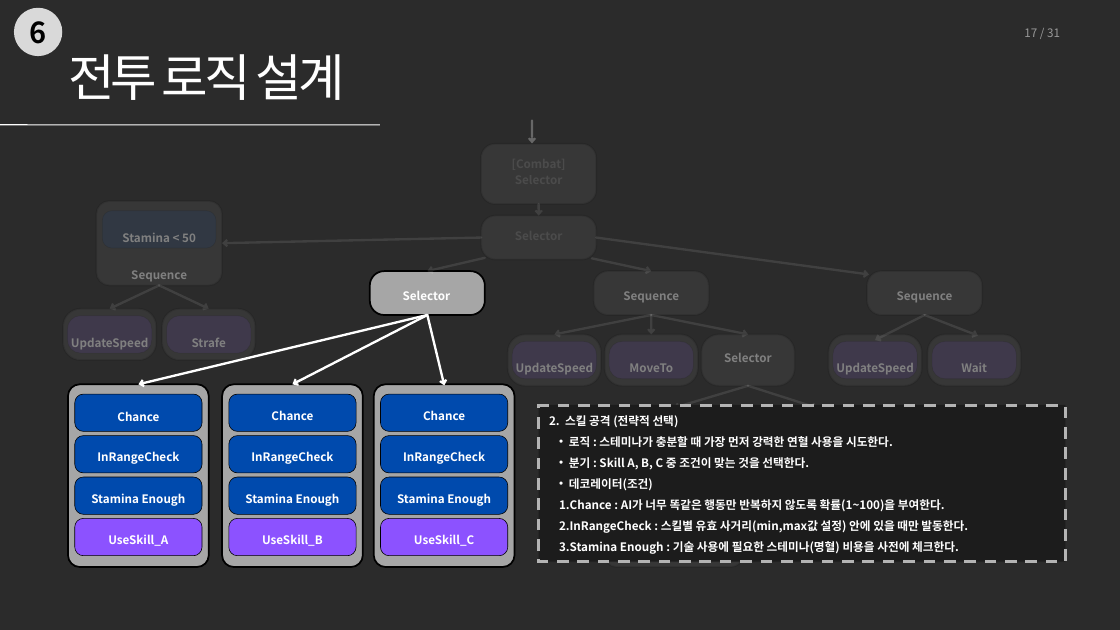
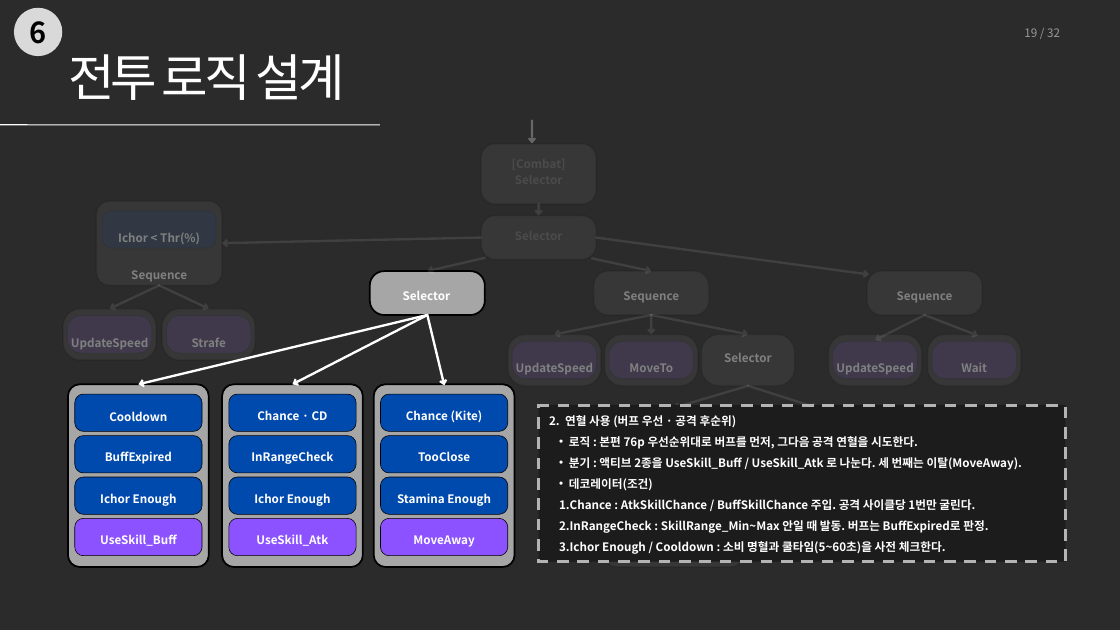
Before and after one commit to 0518tune/portfolio, a slide deck: slide 19 of files/수정본/동행자_BT설계.pptx (slide 17 before the commit). Drawn at 1120x630 pixels with LibreOffice and Linux fonts; fonts in the diff are those of the drawing; background and template pictures are left out; a plain dark background stands for a picture behind light text. Boxes give left, top, right and bottom in pixels: in the first picture for what was removed or moved away, otherwise in the second. Text is boxed around its words. In the diff, an @@ line names an element or a change of style, - is before the commit and + after.

```diff
--- a/files/수정본/동행자_BT설계.pptx
+++ b/files/수정본/동행자_BT설계.pptx
@@ text at (1024,28,1060,37): text changed @@
-17 / 31
+19 / 32
@@ text at (118,233,200,244): text changed @@
-Stamina < 50
+Ichor < Thr(%)
@@ text at (109,411,167,421): text changed @@
-Chance
+Cooldown
@@ text at (257,410,328,420): text changed @@
-Chance
+Chance · CD
@@ text at (406,410,483,423): text changed @@
-Chance
+Chance (Kite)
@@ text at (549,415,1023,470): text changed @@
-2. 스킬 공격 (전략적 선택)
-  • 로직 : 스테미나가 충분할 때 가장 먼저 강력한 연혈 사용을 시도한다.
-  • 분기 : Skill A, B, C 중 조건이 맞는 것을 선택한다.
+2. 연혈 사용 (버프 우선 · 공격 후순위)
+  • 로직 : 본편 76p 우선순위대로 버프를 먼저, 그다음 공격 연혈을 시도한다.
+  • 분기 : 액티브 2종을 UseSkill_Buff / UseSkill_Atk 로 나눈다. 세 번째는 이탈(MoveAway).
@@ text at (105,451,172,464): text changed @@
-InRangeCheck
+BuffExpired
@@ text at (418,451,470,461): text changed @@
-InRangeCheck
+TooClose
@@ text at (100,493,177,506): text changed @@
-Stamina Enough
+Ichor Enough
@@ text at (254,493,331,506): text changed @@
-Stamina Enough
+Ichor Enough
@@ text at (559,499,988,554): text changed @@
-  1. Chance : AI가 너무 똑같은 행동만 반복하지 않도록 확률(1~100)을 부여한다.
-  2. InRangeCheck : 스킬별 유효 사거리(min,max값 설정) 안에 있을 때만 발동한다.
-  3. Stamina Enough : 기술 사용에 필요한 스테미나(명혈) 비용을 사전에 체크한다.
+  1. Chance : AtkSkillChance / BuffSkillChance 주입. 공격 사이클당 1번만 굴린다.
+  2. InRangeCheck : SkillRange_Min~Max 안일 때 발동. 버프는 BuffExpired로 판정.
+  3. Ichor Enough / Cooldown : 소비 명혈과 쿨타임(5~60초)을 사전 체크한다.
@@ text at (100,534,177,546): text changed @@
-UseSkill_A
+UseSkill_Buff
@@ text at (256,534,328,546): text changed @@
-UseSkill_B
+UseSkill_Atk
@@ text at (413,535,474,547): text changed @@
-UseSkill_C
+MoveAway
```
Also in this commit, not shown: 28 other slides changed, 2 slides added, 1 slide removed, 6 other files.
